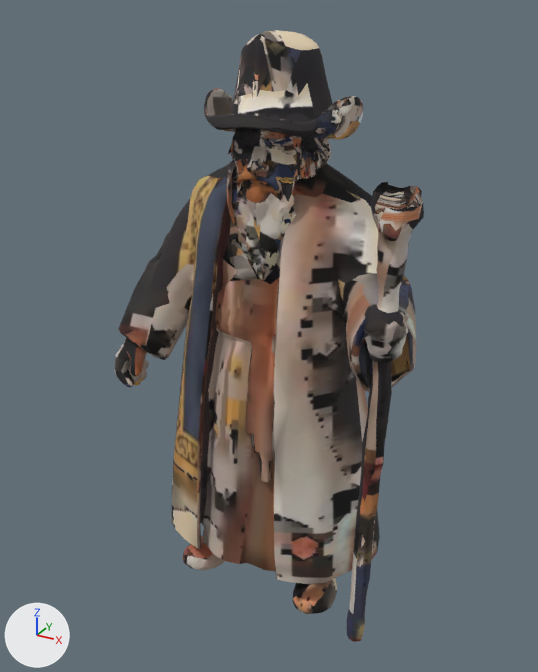
Before and after pictures for a commit that changed the glTF model public/assets/nalati/models/people/faces-paint/elder.gen.glb.
One viewpoint serves both versions: a camera (50 mm lens) standing at (1.11, -2.08, 2.01) and looking at (-0.02, -0.01, 0.98). Every picture has the same lights, and +X, +Y and +Z are marked at lower left. The first picture is the older version. Where no turn or scale is listed for an object, it has been applied to the vertices. Vertices at exactly the same position are counted once.

The first picture shows 'elder.raw'.
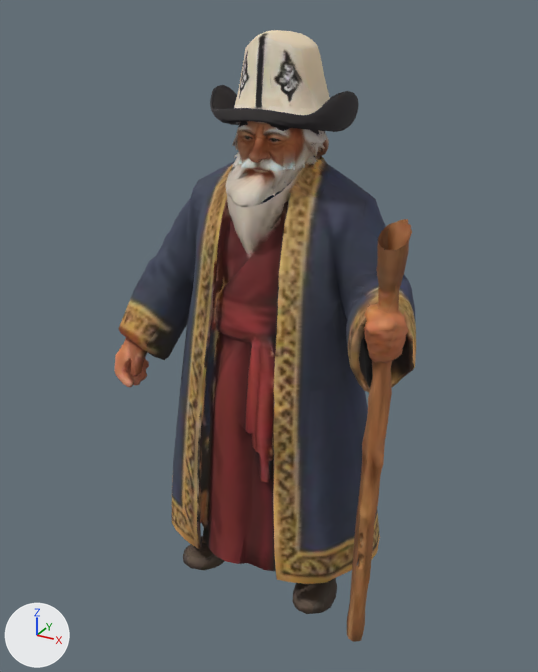
Where the newer file only moved an object's origin or applied its transform, the numbers keep the older frame.

The edits, one by one:
me_elder_raw is used by ob_elder_raw; location (0.0, 0.0, 0.976).
me_elder_raw had 4567 vertices, 8803 faces and spanned x -0.55..0.55, y -0.32..0.32, z -0.98..0.98.
me_elder_raw now has 4497 vertices, 8812 faces and spans x -0.55..0.54, y -0.32..0.32, z -0.98..0.98.
me_elder_raw part 1: 188 vertices moved from x -0.2..0.2, y -0.21..0.18, z 0.38..0.97 to x -0.2..0.22, y -0.19..0.18, z 0.36..0.97; 1953 vertices removed from x -0.22..0.55, y -0.3..0.27, z 0.23..0.98; 1883 vertices added at x -0.2..0.51, y -0.27..0.26, z 0.28..0.98.
me_elder_raw part 2: 4651 kept faces spanning x -0.55..0.54, y -0.32..0.32, z -0.98..0.97 get new texture (UV) coordinates.

Changed parts and their boxes (x1, y1, x2, y2) in the pictures (538 x 672 px; the box of a moved part takes in the faces that stretch with it):
'elder.raw', reshaped: before (114, 30, 424, 642); after (114, 30, 416, 642)
part 1 of me_elder_raw, moved or reshaped: before (204, 30, 424, 284); after (210, 30, 412, 281)
part 2 of me_elder_raw, surface changed: before (114, 33, 416, 642); after (114, 120, 416, 642)
